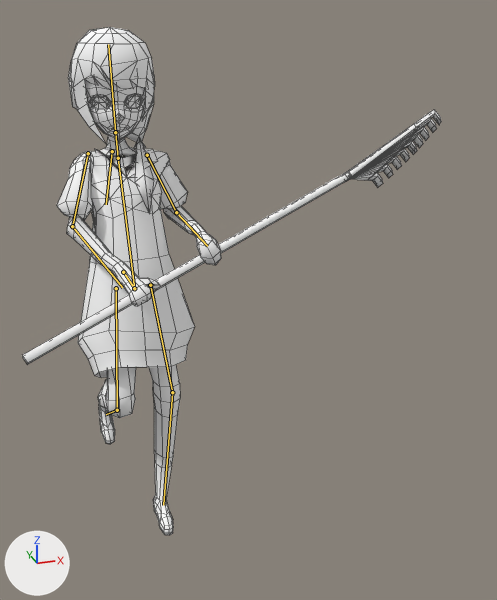
Before and after pictures for a commit that changed the Blender file gardenwarden-android/assets/models/attack3/attack3.blend.
Before and after are seen from a camera (50 mm lens) standing at (-1.07, -8.05, 6.4) and looking at (1.39, -0.53, 3.28). The lights are fixed; the arrows at lower left show +X, +Y and +Z. Both versions are drawn at frame 19 of the action 'roll'; the numbers are the values there. The bones that bend it are drawn over the model as lines. Mesh edges are drawn as thin lines.

Names of what the first picture shows: 'player'.
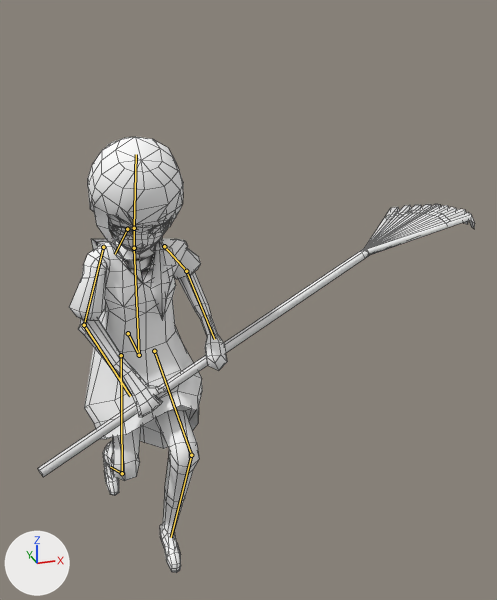
The edits, one by one:
Bone 'handle' (bone_handle) moves from (0.0, 0.0, 0.0) to (0.0, 0.0, -0.86).
Bone 'torso' (bone_torso) turns from (0, 6, 1) to (31, 4, 4) degrees about its own x, y and z.
Bone 'L_thigh' (bone_l_thigh) turns from (7, -1, 0) to (52, -6, -1) degrees about its own x, y and z.
Bone 'L_leg' (bone_l_leg) turns from (-13, -2, -4) to (-74, -5, 0) degrees about its own x, y and z.

Location of each change, (x1, y1, x2, y2) in pixels of the pictures (497 x 600 px):
'player', posed (14% shorter)
    before: (22, 27, 441, 535)
    after: (38, 137, 475, 573)
bone 'handle', root to tip
    before: (123, 272) to (134, 288)
    after: (128, 333) to (139, 355)
bone 'torso', root to tip
    before: (134, 288) to (118, 158)
    after: (139, 355) to (134, 248)
bone 'L_thigh', root to tip
    before: (150, 285) to (172, 392)
    after: (154, 351) to (191, 455)
bone 'L_leg', root to tip
    before: (172, 392) to (163, 505)
    after: (191, 455) to (171, 537)
